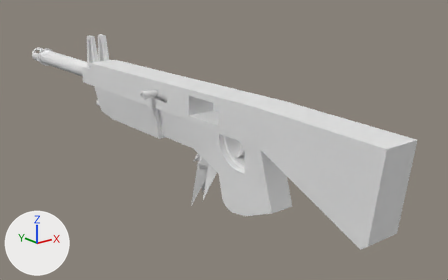
The FBX model Darkwave/rifle.fbx as it was, and as the next commit left it.
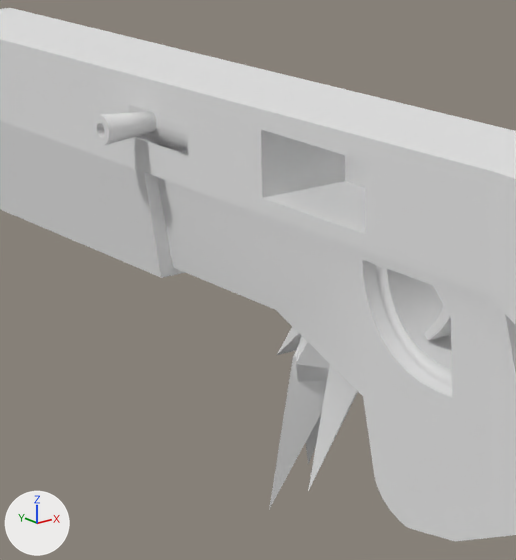
Old and new are each drawn whole from a 50 mm camera at (-14.24, -19.75, 6.1) aimed at (2.02, 0.58, -2.03) and again close up on the part from 25% to 59% of the width and 20% to 79% of the height. The lights are fixed; the arrows at lower left show +X, +Y and +Z. Where no turn or scale is listed for an object, it has been applied to the vertices. Vertices at the same position are counted once.

Script lines for the objects in view, before the commit:
```python
me_crystal = bpy.data.meshes.new('Crystal')
me_crystal.from_pydata(...)  # 30 vertices, 40 faces; spans x -0.67..0.67, y -1.6..0.46, z -4.33..-1.38
me_crystal.materials.append(mat_material)  # white #e7e7e7
me_mesh = bpy.data.meshes.new('Mesh')
me_mesh.from_pydata(...)  # 582 vertices, 662 faces; spans x -0.7..0.7, y -9.9..15.5, z -3.5..1.9
me_mesh.materials.append(mat_material)  # white #e7e7e7
me_mesh_001 = bpy.data.meshes.new('Mesh.001')
me_mesh_001.from_pydata(...)  # 97 vertices, 82 faces; spans x -1.0..0.51, y -1.2..1.22, z -0.4..0.4
me_mesh_002 = bpy.data.meshes.new('Mesh.002')
me_mesh_002.from_pydata(...)  # 28 vertices, 26 faces; spans x -0.16..0.16, y -3.439..-2.888, z -1.419..-0.6
me_mesh_002.materials.append(mat_material)  # white #e7e7e7
ob_body = bpy.data.objects.new('Body', me_mesh)
ob_body.location = (0.0, 0.0, 0.0)
ob_crystal = bpy.data.objects.new('Crystal', me_crystal)
ob_crystal.location = (0.0, 0.0, 0.0)
ob_cylinder = bpy.data.objects.new('Cylinder', me_mesh_001)
ob_cylinder.location = (-0.26, 2.0, 0.2)
ob_trigger = bpy.data.objects.new('Trigger', me_mesh_002)
ob_trigger.location = (0.0, 0.0, 0.0)
```
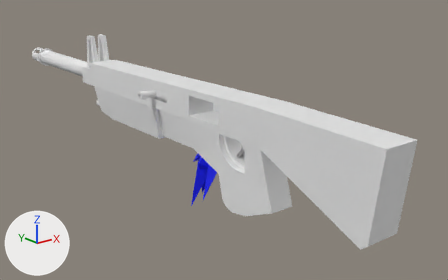
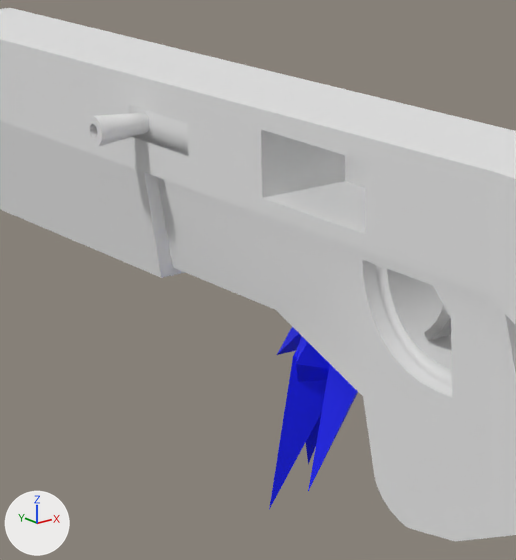
The newer file is also turned or shifted as a whole; pictures and numbers use the older file's frame.

Where the change shows, as pixel boxes (x1, y1, x2, y2) in the close-ups (516 x 560 px):
'Crystal', recoloured (white to blue)
    both: (269, 327, 358, 509)
'Cylinder', mesh moved
    before: (92, 105, 188, 155)
    after: (85, 105, 188, 156)
part 2 of me_mesh_002, added
    after: (424, 305, 451, 341)

The change, as a diff of the scene's bpy script:
```diff
--- a/Darkwave/rifle.fbx.py
+++ b/Darkwave/rifle.fbx.py
@@ mat_crystal @@
+mat_crystal = principled_material('Crystal')
+mat_crystal.base_color = (0.0, 0.00557, 1.0)  # blue #0011ff
+mat_crystal.roughness = 0.69
@@ me_mesh_001 @@
 me_mesh_001.from_pydata(...)  # 97 vertices, 82 faces; spans x -1.0..0.51, y -1.2..1.22, z -0.4..0.4
 # used by ob_cylinder; location = (-0.26, 2.0, 0.2)
+# me_mesh_001 part 1: the whole mesh is moved by (-0.1, 0.0, 0.0)
@@ me_crystal @@
 me_crystal.from_pydata(...)  # 30 vertices, 40 faces; spans x -0.67..0.67, y -1.6..0.46, z -4.33..-1.38
-me_crystal.materials.append(mat_material)  # white #e7e7e7
+me_crystal.materials.append(mat_crystal)  # blue #0011ff
@@ me_mesh_002 @@
 me_mesh_002.from_pydata(...)  # 28 vertices, 26 faces; spans x -0.16..0.16, y -3.439..-2.888, z -1.419..-0.6
 # used by ob_trigger; location = (0.0, 0.0, 0.0)
+# me_mesh_002 part 2: the loose piece of 28 vertices spanning x -0.16..0.16, y -3.439..-2.888, z -1.419..-0.6 is copied, and the copy is mirrored in x about its middle; it spans x -0.16..0.16, y -3.439..-2.888, z -1.419..-0.6
 me_mesh_002.materials.append(mat_material)
```
